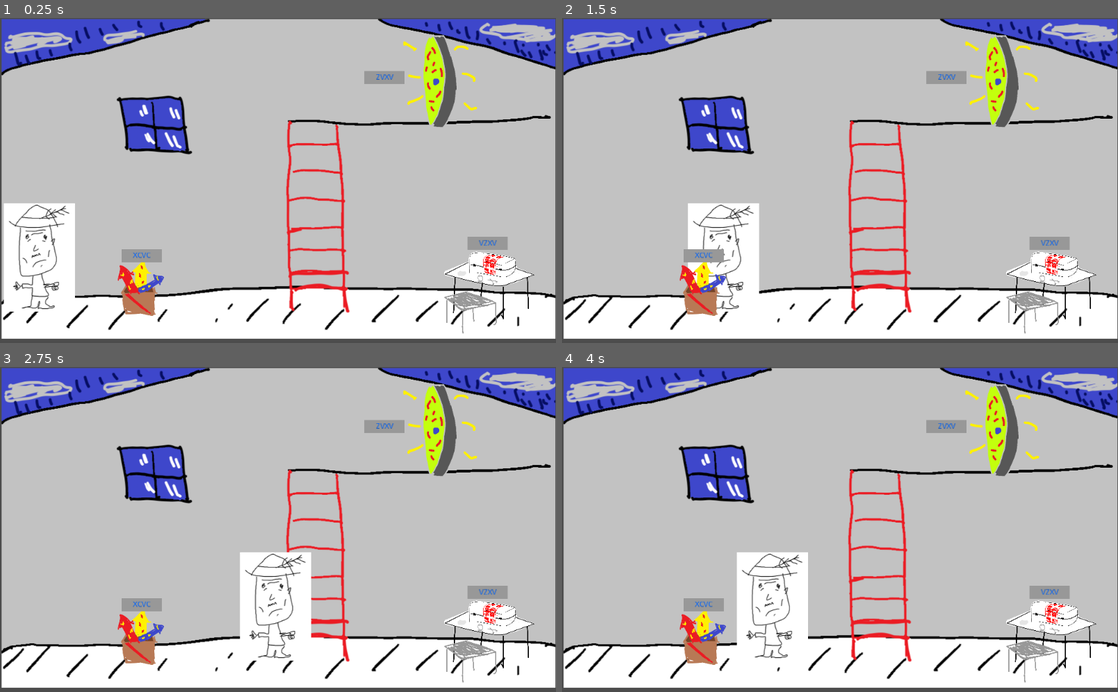
Above: before the commit, frames 1-4 (two rows, left to right).
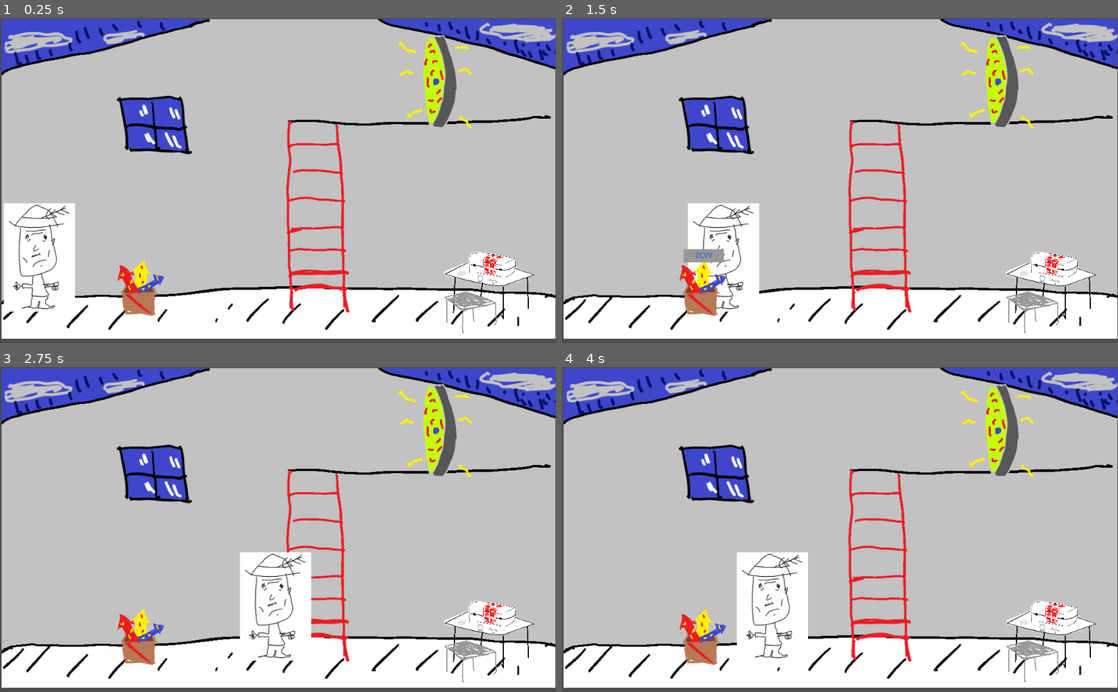
Above: after the commit, the same moments.

Repository: geojax/The-Un-Stable
Game: Godot game, scene res://Player.tscn
Same seed, same stepped clock (60 frames per second), same inputs: the game is played once before the commit and once after it.
Inputs:
- Up to frame 1 (0.25 s): no input
- Up to frame 2 (1.5 s): hold Right (right) 0.53-1.28 s; hold Down (down) from 1.28 s (still down)
- Up to frame 3 (2.75 s): release Down (down) at 2.03 s; hold Right (right) from 2.03 s (still down)
- Up to frame 4 (4 s): release Right (right) at 2.78 s; hold Up (up) 2.78-3.53 s; hold Left (left) from 3.53 s (still down)

The runs differ from the first frame. In frame 1, 1.3% of the frame differs, in the area x 21-92%, y 4-76%; in frame 2, 1.1%; in frame 3, 1.3%; in frame 4, 1.3%.

Commit message:
typing game only appears when near object

Diff:
--- a/Fireworks.tscn
+++ b/Fireworks.tscn
@@ -5,7 +5,7 @@
 [ext_resource path="res://Interactable.gd" type="Script" id=3]
 
 [sub_resource type="RectangleShape2D" id=1]
-extents = Vector2( 121.103, 29.8371 )
+extents = Vector2( 69.8688, 29.8371 )
 
 [node name="Fireworks" type="Node2D"]
 script = ExtResource( 3 )
@@ -14,7 +14,7 @@
 scale = Vector2( 0.395015, 0.395015 )
 texture = ExtResource( 2 )
 
-[node name="Node2D" parent="." instance=ExtResource( 1 )]
+[node name="TypingGame" parent="." instance=ExtResource( 1 )]
 position = Vector2( -15, -70 )
 
 [node name="Area2D" type="Area2D" parent="."]
--- a/Interactable.gd
+++ b/Interactable.gd
@@ -8,6 +8,9 @@
 
 # Called when the node enters the scene tree for the first time.
 func _ready():
+	$Area2D.connect("area_entered", self, "_on_Area2D_area_entered")
+	$Area2D.connect("area_exited", self, "_on_Area2D_area_exited")
+	$TypingGame.visible = false
 	pass # Replace with function body.
 
 
@@ -17,5 +20,11 @@
 
 
 func _on_Area2D_area_entered(area):
-	$Node2D/LineEdit.grab_focus()
+	$TypingGame/LineEdit.grab_focus()
+	$TypingGame.visible = true
 	pass # Replace with function body.
+
+
+func _on_Area2D_area_exited(area):
+	$TypingGame.visible = false
+	pass # Replace with function body.
--- a/Medbay.tscn
+++ b/Medbay.tscn
@@ -10,7 +10,7 @@
 [node name="Node2D" type="Node2D"]
 script = ExtResource( 3 )
 
-[node name="Node2D" parent="." instance=ExtResource( 2 )]
+[node name="TypingGame" parent="." instance=ExtResource( 2 )]
 position = Vector2( -18.0123, -103.067 )
 
 [node name="Sprite" type="Sprite" parent="."]
@@ -25,3 +25,4 @@
 shape = SubResource( 1 )
 
 [connection signal="area_entered" from="Area2D" to="." method="_on_Area2D_area_entered"]
+[connection signal="area_exited" from="Area2D" to="." method="_on_Area2D_area_exited"]
--- a/Portal.tscn
+++ b/Portal.tscn
@@ -22,10 +22,9 @@
 [node name="AnimatedSprite" type="AnimatedSprite" parent="."]
 scale = Vector2( 0.41435, 0.41435 )
 frames = SubResource( 1 )
-frame = 1
 playing = true
 
-[node name="Node2D" parent="." instance=ExtResource( 3 )]
+[node name="TypingGame" parent="." instance=ExtResource( 3 )]
 position = Vector2( -107.284, 5.68656 )
 
 [node name="Area2D" type="Area2D" parent="."]
@@ -35,3 +34,4 @@
 shape = SubResource( 2 )
 
 [connection signal="area_entered" from="Area2D" to="." method="_on_Area2D_area_entered"]
+[connection signal="area_exited" from="Area2D" to="." method="_on_Area2D_area_exited"]
